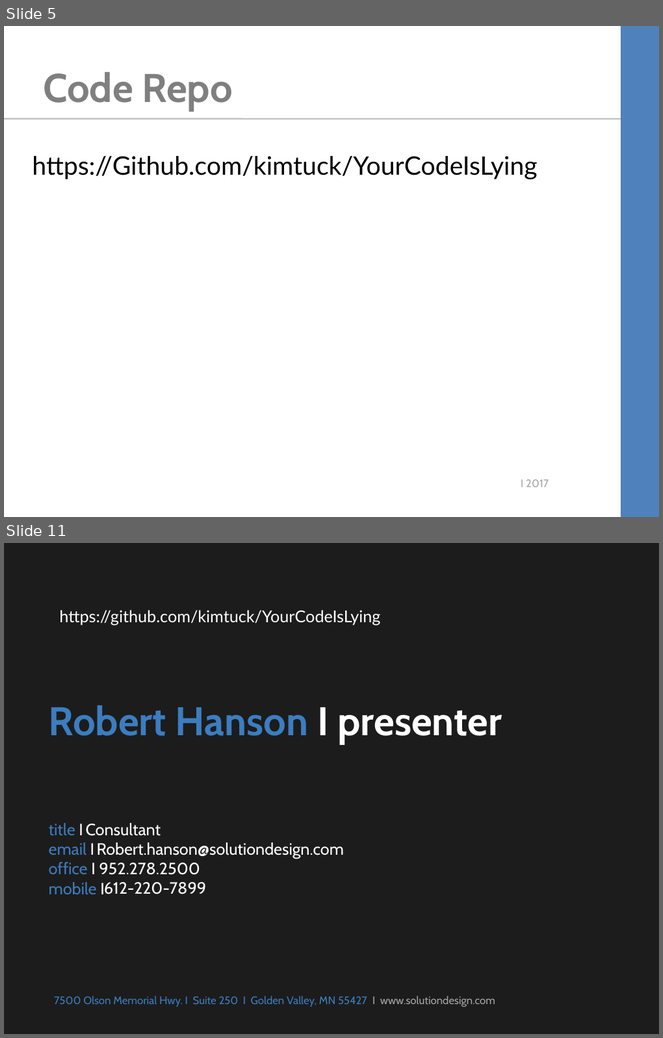
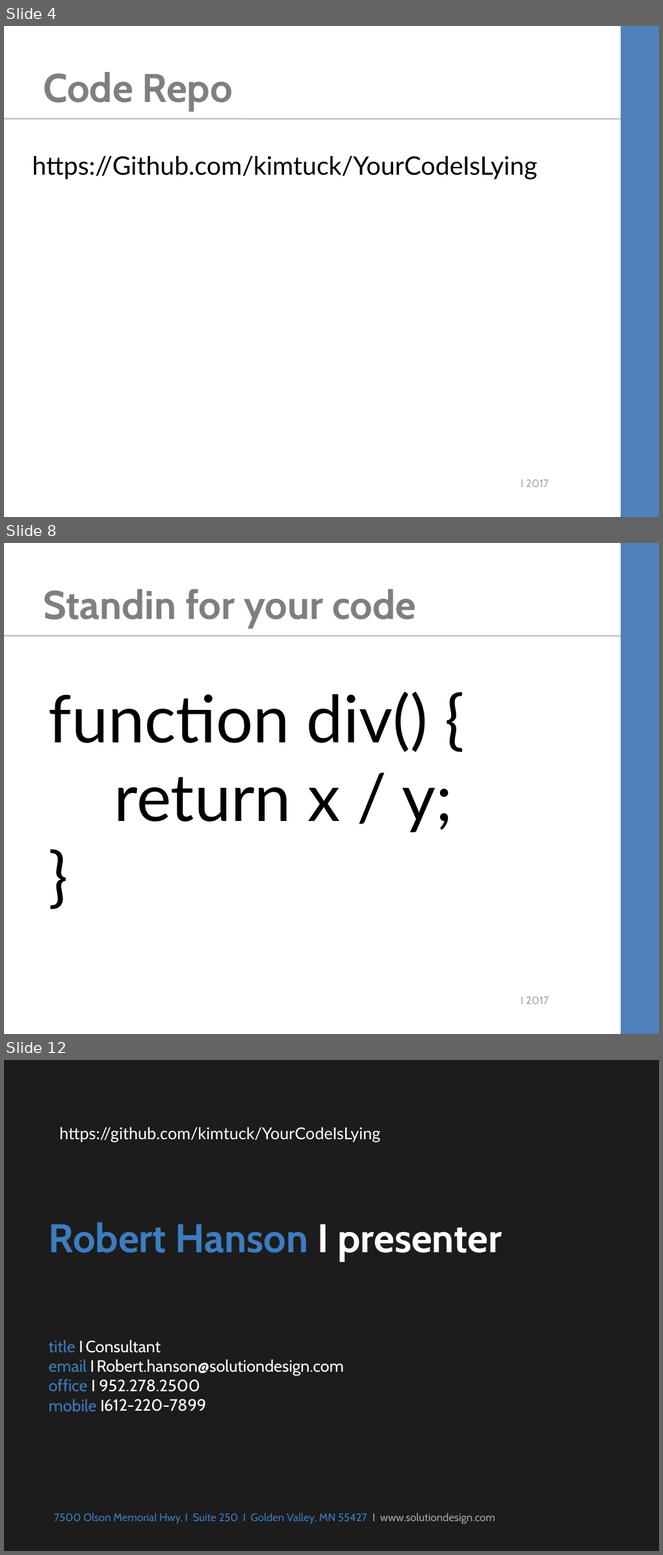
Before and after one commit to kimtuck/YourCodeIsLying, a slide deck: YourCodeIsLying.ppt. Shown one above the other, each under a label of ours: slides 5 and 11 before the commit, slides 4, 8 and 12 after it; the slides between them are not shown. The pictures are 663x1038 and 663x1555 pixels, drawn with LibreOffice and Linux fonts; fonts in the diff are those of the drawing; background and template pictures are left out. Boxes give left, top, right and bottom in pixels: in the first picture for what was removed or moved away, otherwise in the second. Text is boxed around its words. In the diff, an @@ line names an element or a change of style, - is before the commit and + after.

```diff
--- a/YourCodeIsLying.ppt
+++ b/YourCodeIsLying.ppt
@@ slide 8 added at bbox=[4, 543, 659, 1034], background #FFFFFF; not listed: 3 template elements that a slide beside it also shows @@
@@ title added at bbox=[43, 589, 416, 628], 44 pt, text #7F7F7F, bold @@
+Standin for your code
@@ text added at bbox=[49, 692, 453, 833], 72 pt, text #000000 @@
+function div() {
+return x / y;
+}
@@ what was slide 5 is now slide 4 @@
@@ what was slide 11 is now slide 12 @@
```
Also in this commit, not shown: 2 slides changed, 4 other slides added, 4 slides removed, 3 other files.
